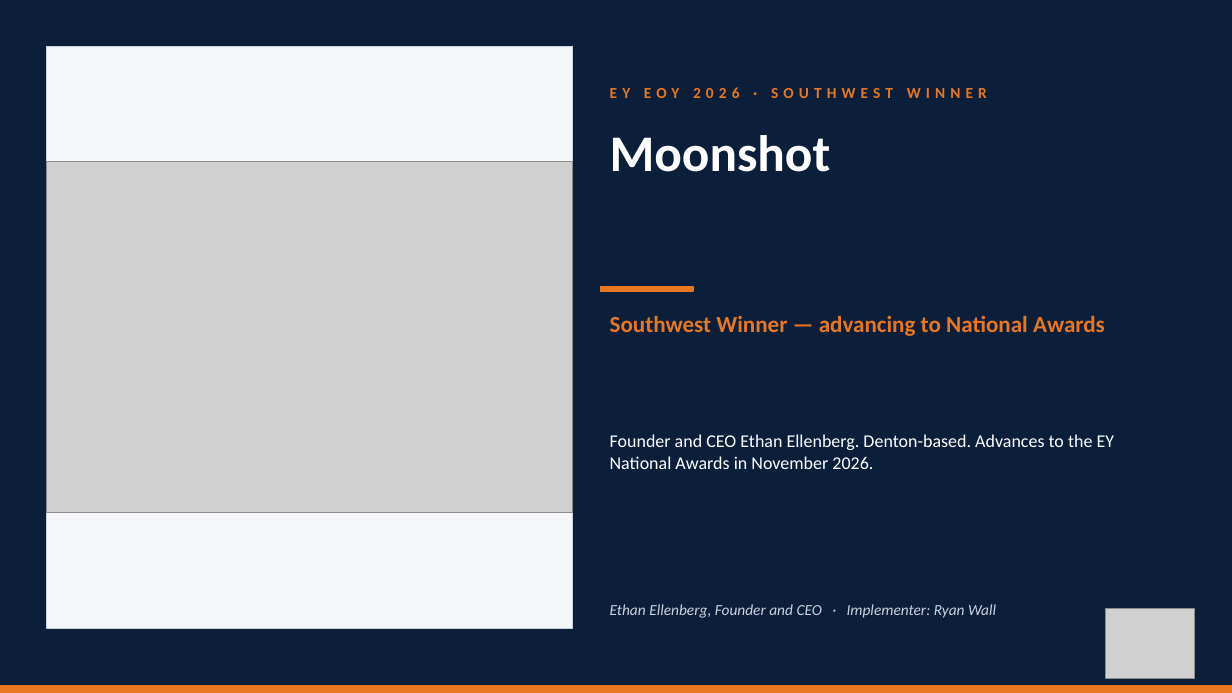
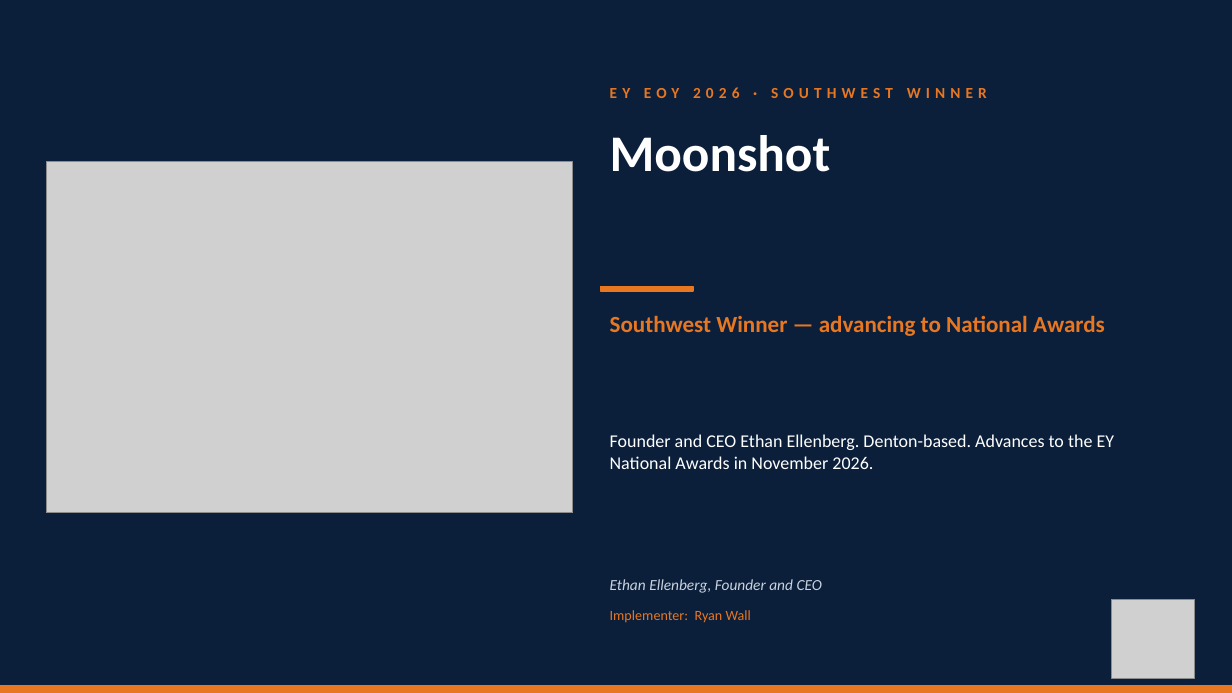
Before and after one commit to TicoRicoRay/wroe-dallas-2026, a slide deck: slide 7 of deliverables/celebrations-loop/Celebrations-Loop.pptx (slide 9 before the commit). Drawn at 1232x693 pixels with LibreOffice and Linux fonts; fonts in the diff are those of the drawing; grey boxes stand for pictures. Boxes give left, top, right and bottom in pixels: in the first picture for what was removed or moved away, otherwise in the second. Text is boxed around its words. In the diff, an @@ line names an element or a change of style, - is before the commit and + after.

Commit message:
Celebrations loop: drop section dividers, add Implementer per slide, kill photo shadow-box
- Removed the 3 section-divider slides (18 slides now instead of 21).
- Renamed 'SPILLERS CLIENT' badge to 'COMMUNITY WIN' across the deck.
- Added per-slide Implementer credit ('Implementer: Name') as small orange
  text below the read-aloud line. Attribution from Shane's master DOCX
  EOSI field or the submitting email sender.
- Photos now sit directly on the navy background (no cream frame), fitted
  at native aspect. Kills the white shadow-box that was visible on light
  photos and looked cheap.
- Wordmark recolored to white silhouette + orange NTX badge on transparent
  background, so it reads as branding on navy instead of a white sticker.

```diff
--- a/deliverables/celebrations-loop/Celebrations-Loop.pptx
+++ b/deliverables/celebrations-loop/Celebrations-Loop.pptx
@@ rectangle removed at box(46, 46, 573, 628) @@
@@ text at box(610, 579, 822, 593): text changed @@
-Ethan Ellenberg, Founder and CEO · Implementer: Ryan Wall
+Ethan Ellenberg, Founder and CEO
@@ text added at box(610, 610, 751, 623), 11 pt, text #E87722 @@
+Implementer: Ryan Wall
@@ picture: place and size @@
-picture at box(1105, 609, 1195, 678)
+picture at box(1112, 600, 1195, 678)
```
Also in this commit, not shown: 17 other slides changed, 3 slides removed, 4 other files.
